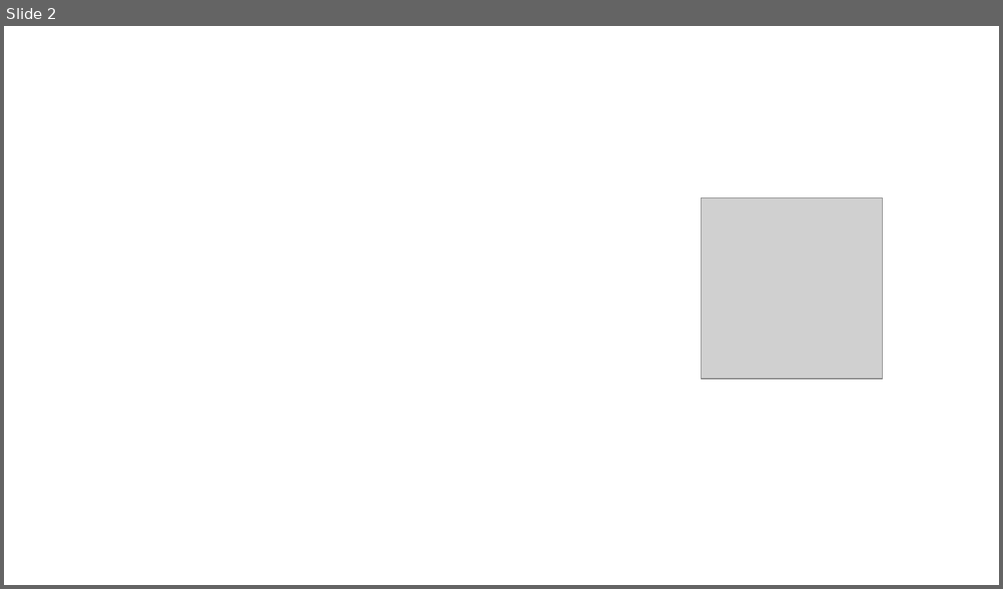
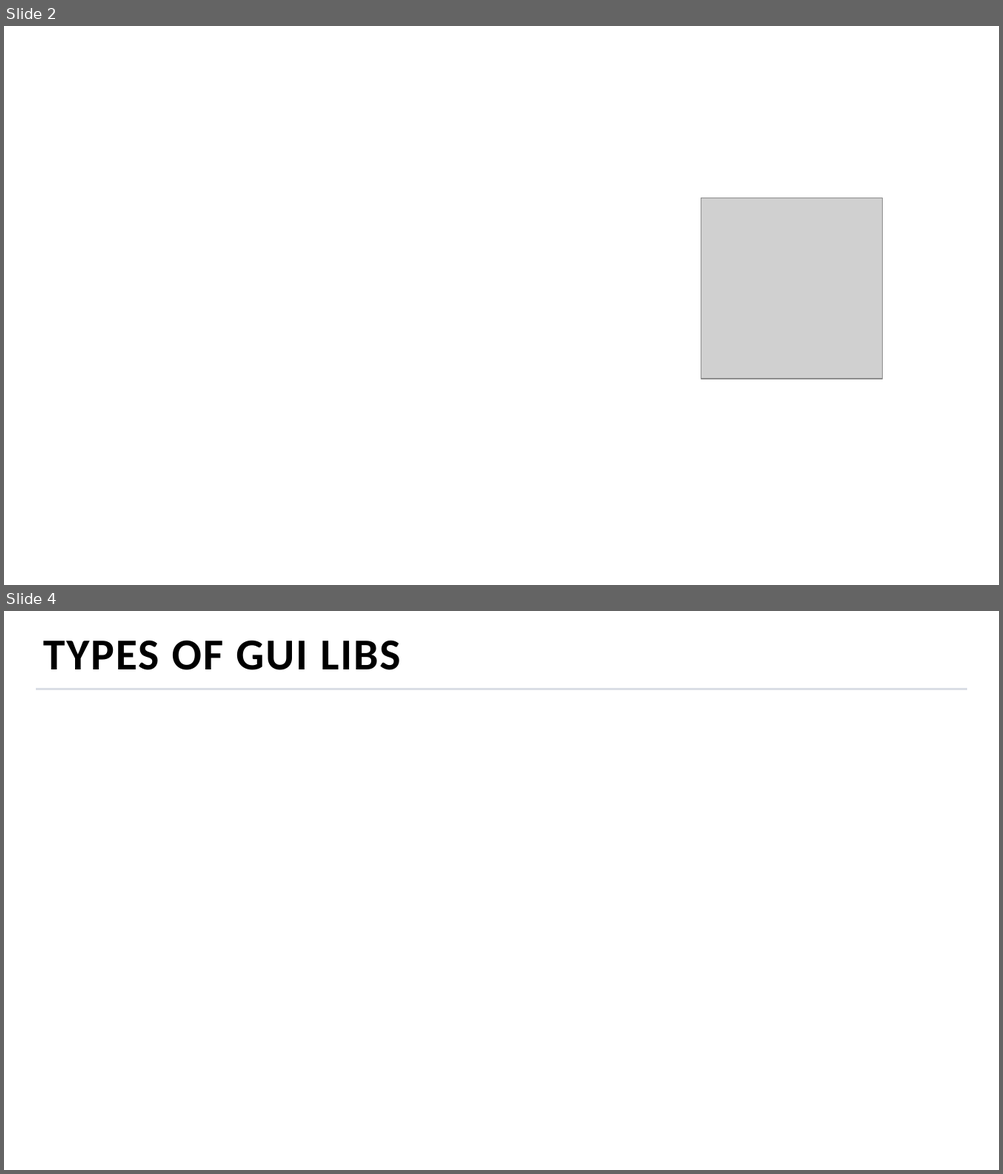
Before and after one commit to MihailRomanov/TechTalks_GUI_in_Net, a slide deck: presentation.pptx. Shown one above the other, each under a label of ours: slide 2 before the commit, slides 2 and 4 after it; the slides between them are not shown. The pictures are 1003x589 and 1003x1174 pixels, drawn with LibreOffice and Linux fonts; fonts in the diff are those of the drawing; grey boxes stand for pictures; background and template pictures are left out. Boxes give left, top, right and bottom in pixels: in the first picture for what was removed or moved away, otherwise in the second. Text is boxed around its words. In the diff, an @@ line names an element or a change of style, - is before the commit and + after.

```diff
--- a/presentation.pptx
+++ b/presentation.pptx
@@ slide 4 added at (x1=4, y1=611, x2=999, y2=1170), background picture (left out) @@
@@ title added at (x1=43, y1=641, x2=400, y2=670), 32 pt, text #000000, bold @@
+TYPES OF GUI LIBS
@@ line added from (36, 689) to (967, 689), #DADEE5 1.5 pt @@
```
Also in this commit, not shown: 19 other slides added, 10 slides removed.
